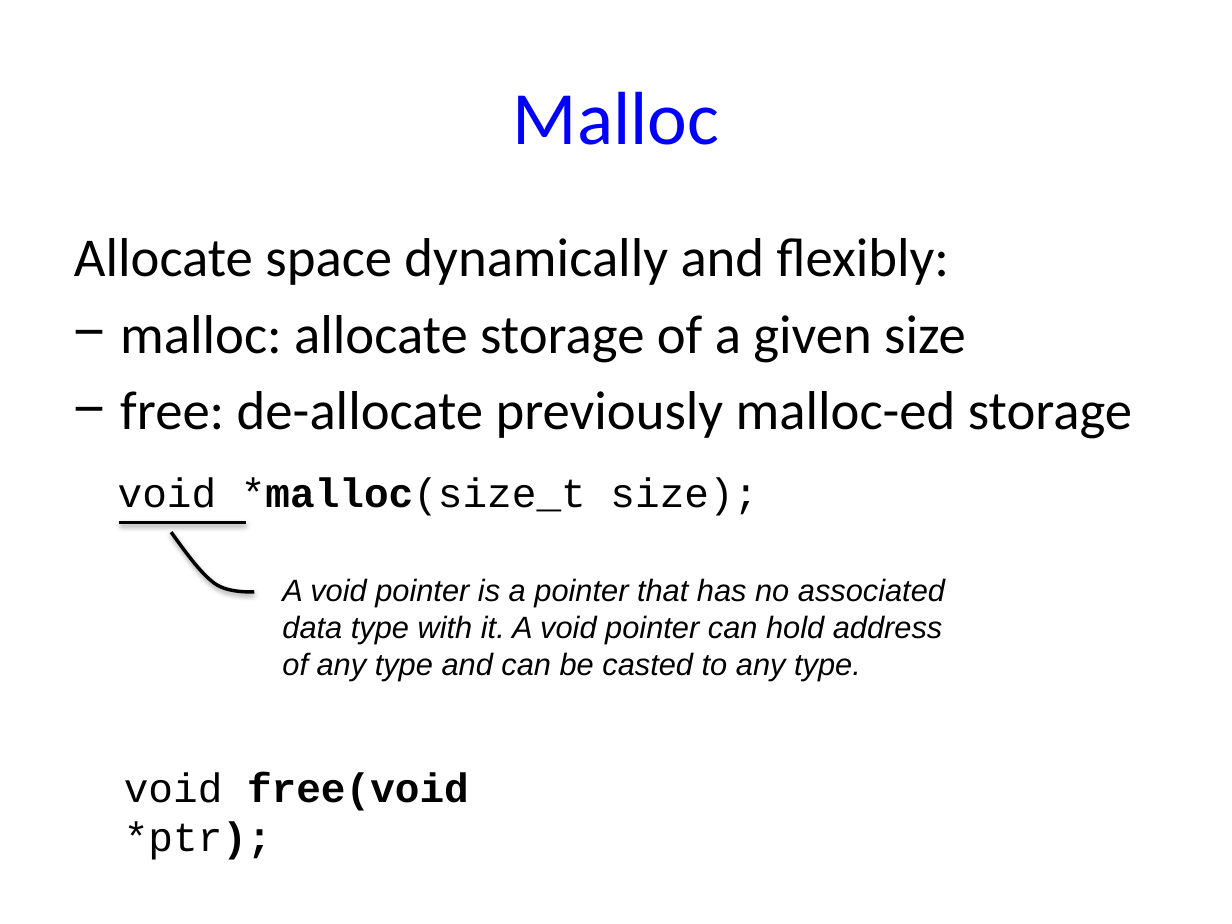
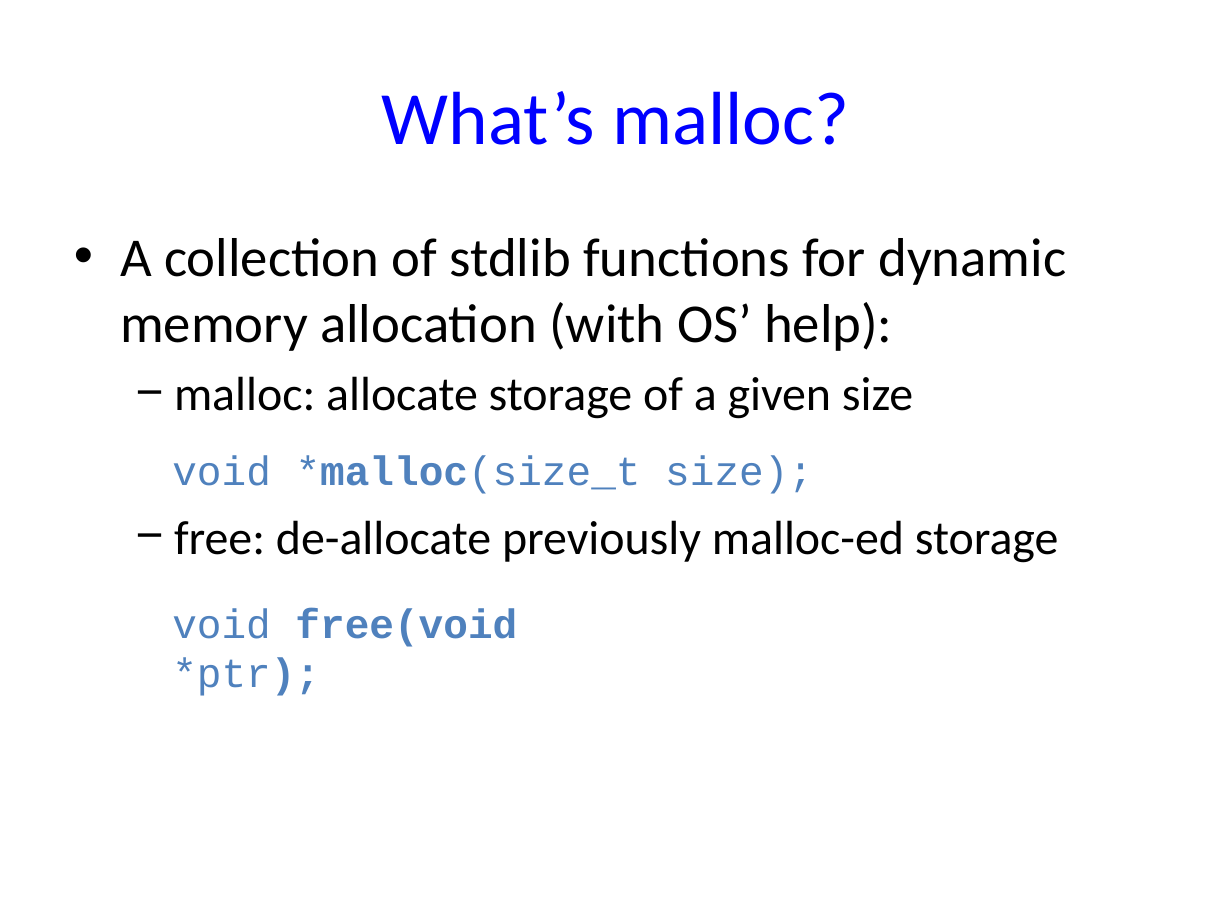
Before and after one commit to NYU-CSO/nyu-cso.github.io, a slide deck: slide 10 of notes/06-struct-malloc.pptx. Drawn at 1232x924 pixels with LibreOffice and Linux fonts; fonts in the diff are those of the drawing. Boxes give left, top, right and bottom in pixels: in the first picture for what was removed or moved away, otherwise in the second. Text is boxed around its words. In the diff, an @@ line names an element or a change of style, - is before the commit and + after.

```diff
--- a/notes/06-struct-malloc.pptx
+++ b/notes/06-struct-malloc.pptx
@@ title at (x1=382, y1=91, x2=849, y2=145): text changed @@
-Malloc
+What’s malloc?
@@ text at (x1=120, y1=238, x2=1066, y2=351): text changed @@
-Allocate space dynamically and flexibly:
+• A collection of stdlib functions for dynamic memory allocation (with OS’ help):
@@ text at (x1=174, y1=376, x2=1059, y2=563): size 32 to 28 pt in "malloc: allocate storage of a given size", "free: de-allocate previously malloc-ed storage"; list level 1 to 2 in "malloc: allocate storage of a ..."; list level 1 to 2 in "free: de-allocate previously malloc-ed storage" @@
@@ text "void *malloc(size_t size);" moved from (x1=118, y1=477, x2=758, y2=516) to (x1=172, y1=456, x2=813, y2=494) @@
@@ text "void *malloc(size_t size);" at (x1=172, y1=456, x2=813, y2=494): text colour #000000 to #4F81BD @@
@@ line removed from (120, 522) to (246, 522) @@
@@ freeform shape removed at (x1=171, y1=532, x2=255, y2=593) @@
@@ text "void free(void *ptr);" at (x1=172, y1=608, x2=517, y2=696): text colour #000000 to #4F81BD @@
@@ text "void free(void *ptr);" moved from (x1=124, y1=772, x2=469, y2=860) to (x1=172, y1=608, x2=517, y2=696) @@
@@ text removed at (x1=282, y1=578, x2=945, y2=681) @@
-A void pointer is a pointer that has no associated data type with it. A void pointer can hold address of any type and can be casted to any type.
```
Also in this commit, not shown: 13 other slides changed, 7 slides added, 6 slides removed, 1 other file.
